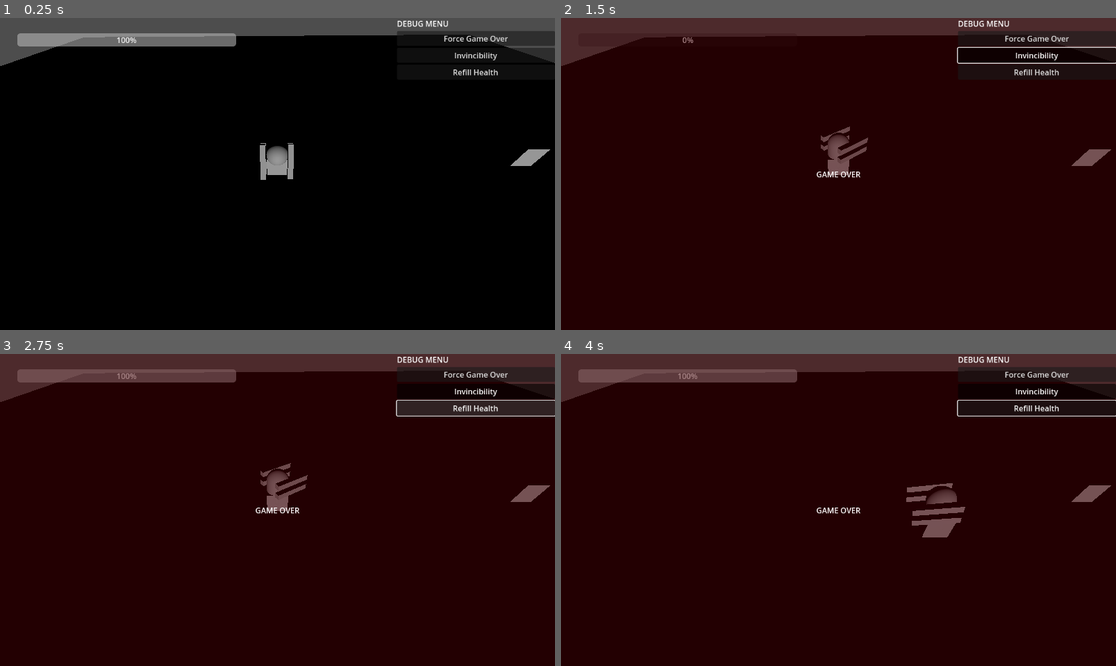
Above: before the commit, frames 1-4 (two rows, left to right).
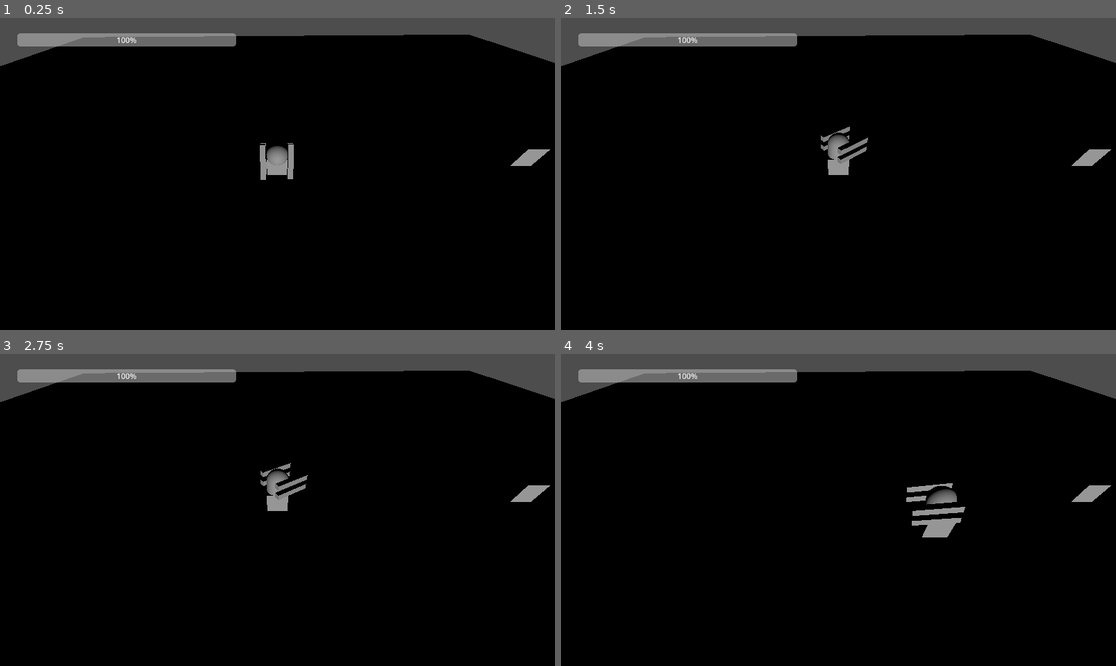
Above: after the commit, the same moments.

Repository: Boyquotes/Mech-Farmer
Game: Godot game, scene res://levels/debug.tscn
Same seed, same stepped clock (60 frames per second), same inputs: the game is played once before the commit and once after it.
Inputs (mouse positions are in pixels of both pictures, inside the frame that each line leads up to):
- Up to frame 1 (0.25 s): no input
- Up to frame 2 (1.5 s): click (1038, 39) at 0.5 s, where only the run before the commit has a clickable "Force Game Over"; click (1038, 55) at 1.25 s, where only the run before the commit has a clickable "Invincibility"
- Up to frame 3 (2.75 s): click (477, 407) at 2 s, where only the run before the commit has a clickable "Refill Health"
- Up to frame 4 (4 s): tap Enter (ui_accept) at 2.75, 3.02, 3.77 s; move the mouse to (960, 494) at 2.77 s; hold D (move_right) 2.78-3.53 s; click (960, 494) at 2.85 s; move the mouse to (727, 525) at 3.52 s; hold S (move_backward) from 3.53 s (still down); click (727, 525) at 3.6 s

The runs differ from the first frame. In frame 1, 1.3% of the frame differs, in the area x 71-100%, y 0-19%; in frame 2, 99%; in frame 3, 99%, in the area x 0-100%, y 0-100%; in frame 4, 99%.

Commit message:
debug toggle added

Diff:
--- a/levels/debug.tscn
+++ b/levels/debug.tscn
@@ -1,8 +1,9 @@
-[gd_scene load_steps=12 format=3 uid="uid://0tjw4dcs7uqb"]
+[gd_scene load_steps=13 format=3 uid="uid://0tjw4dcs7uqb"]
 
 [ext_resource type="Script" path="res://scripts/ui/HealthBar.gd" id="1_8p34s"]
 [ext_resource type="Script" path="res://scripts/Player.gd" id="1_ata1u"]
 [ext_resource type="Script" path="res://scripts/ui/GameOver.gd" id="2_ns16v"]
+[ext_resource type="Script" path="res://scripts/ui/debug/DebugContainer.gd" id="3_u1uvk"]
 
 [sub_resource type="BoxShape3D" id="BoxShape3D_4yuv3"]
 size = Vector3(60, 2, 60)
@@ -63,30 +64,32 @@
 text = "GAME OVER"
 fit_content = true
 
-[node name="VBoxContainer" type="VBoxContainer" parent="."]
+[node name="DebugContainer" type="VBoxContainer" parent="."]
+visible = false
 anchors_preset = 1
 anchor_left = 1.0
 anchor_right = 1.0
 offset_left = -328.0
 offset_bottom = 293.0
 grow_horizontal = 0
+script = ExtResource("3_u1uvk")
 
-[node name="RichTextLabel" type="RichTextLabel" parent="VBoxContainer"]
+[node name="RichTextLabel" type="RichTextLabel" parent="DebugContainer"]
 layout_mode = 2
 text = "DEBUG MENU"
 fit_content = true
 
-[node name="GameOverButton" type="Button" parent="VBoxContainer"]
+[node name="GameOverButton" type="Button" parent="DebugContainer"]
 layout_mode = 2
 tooltip_text = "Will set player health to 0"
 text = "Force Game Over"
 
-[node name="InvincibleButton" type="Button" parent="VBoxContainer"]
+[node name="InvincibleButton" type="Button" parent="DebugContainer"]
 layout_mode = 2
 toggle_mode = true
 text = "Invincibility"
 
-[node name="RefillHealthButton" type="Button" parent="VBoxContainer"]
+[node name="RefillHealthButton" type="Button" parent="DebugContainer"]
 layout_mode = 2
 text = "Refill Health
 "
@@ -149,7 +152,7 @@
 transform = Transform3D(1, 0, 0, 0, 1, 0, 0, 0, 1, 11.6363, 2.01678, 0)
 mesh = SubResource("BoxMesh_wgnmo")
 
-[connection signal="button_down" from="VBoxContainer/GameOverButton" to="HealthBar" method="_on_game_over_button_button_down"]
-[connection signal="button_down" from="VBoxContainer/InvincibleButton" to="HealthBar" method="_on_invincible_button_button_down"]
-[connection signal="button_up" from="VBoxContainer/InvincibleButton" to="HealthBar" method="_on_invincible_button_button_up"]
-[connection signal="pressed" from="VBoxContainer/RefillHealthButton" to="HealthBar" method="_on_refill_health_button_pressed"]
+[connection signal="button_down" from="DebugContainer/GameOverButton" to="HealthBar" method="_on_game_over_button_button_down"]
+[connection signal="button_down" from="DebugContainer/InvincibleButton" to="HealthBar" method="_on_invincible_button_button_down"]
+[connection signal="button_up" from="DebugContainer/InvincibleButton" to="HealthBar" method="_on_invincible_button_button_up"]
+[connection signal="pressed" from="DebugContainer/RefillHealthButton" to="HealthBar" method="_on_refill_health_button_pressed"]
--- a/project.godot
+++ b/project.godot
@@ -47,3 +47,8 @@
 "events": [Object(InputEventMouseButton,"resource_local_to_scene":false,"resource_name":"","device":-1,"window_id":0,"a …(240 unchanged characters)…
 ]
 }
+debug_menu={
+"deadzone": 0.5,
+"events": [Object(InputEventKey,"resource_local_to_scene":false,"resource_name":"","device":-1,"window_id":0,"alt_pressed":false,"shift_pressed":false,"ctrl_pressed":false,"meta_pressed":false,"pressed":false,"keycode":0,"physical_keycode":61,"key_label":0,"unicode":61,"echo":false,"script":null)
+]
+}
--- /dev/null
+++ b/scripts/ui/debug/DebugContainer.gd
@@ -0,0 +1,12 @@
+extends VBoxContainer
+
+
+# Called when the node enters the scene tree for the first time.
+func _ready():
+	pass # Replace with function body.
+
+
+# Called every frame. 'delta' is the elapsed time since the previous frame.
+func _process(delta):
+	if Input.is_action_just_pressed("debug_menu"):
+		self.visible = !self.visible
